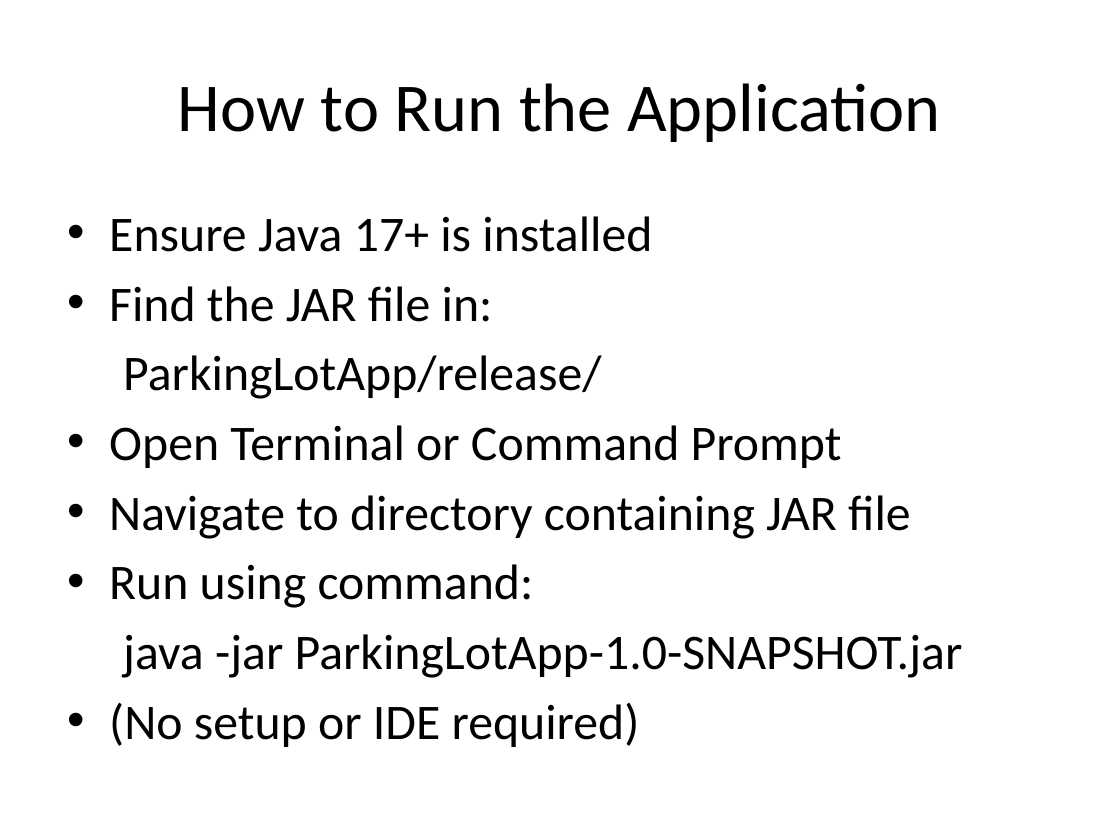
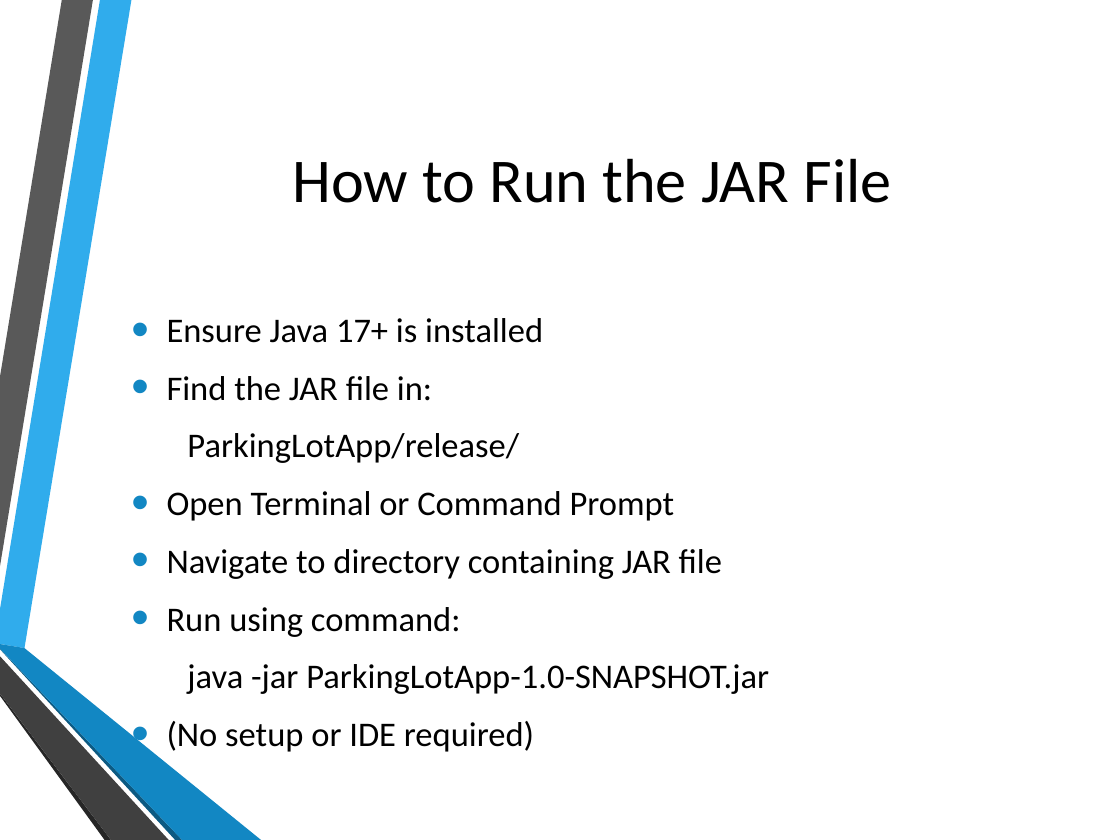
Before and after one commit to PradyumnaD2999/ParkingLotApp, a slide deck: slide 11 of presentation/ParkingLotApp.pptx. Drawn at 1120x840 pixels with LibreOffice and Linux fonts; fonts in the diff are those of the drawing; background and template pictures are left out. Boxes give left, top, right and bottom in pixels: in the first picture for what was removed or moved away, otherwise in the second. Text is boxed around its words. In the diff, an @@ line names an element or a change of style, - is before the commit and + after.

```diff
--- a/presentation/ParkingLotApp.pptx
+++ b/presentation/ParkingLotApp.pptx
@@ title at (293, 158, 892, 203): text changed; size 44 to 40 pt @@
-How to Run the Application
+How to Run the JAR File
@@ text "Ensure Java 17+ is installed": place and size @@
-text "Ensure Java 17+ is installed" at (109, 216, 963, 747)
+text "Ensure Java 17+ is installed" at (167, 318, 769, 752)
@@ text "Ensure Java 17+ is installed" at (167, 318, 769, 752): size 32 to 22.2 pt; indent changed; more space between paragraphs; vertical alignment top to middle @@
@@ group added at (0, 0, 261, 840): 6 freeform shapes @@
```
Also in this commit, not shown: 11 other slides changed, 3 slides added, 1 other file.
